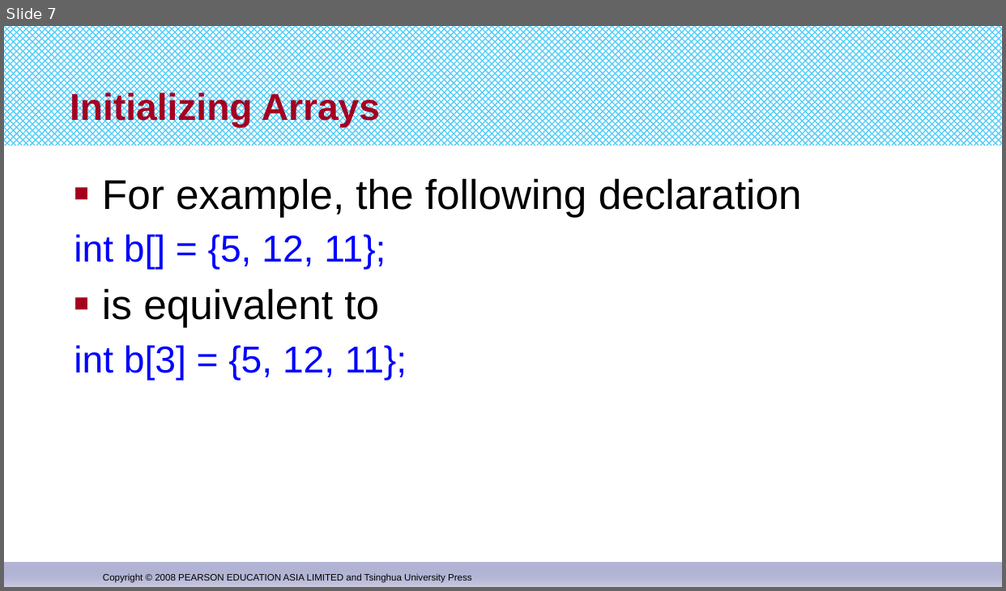
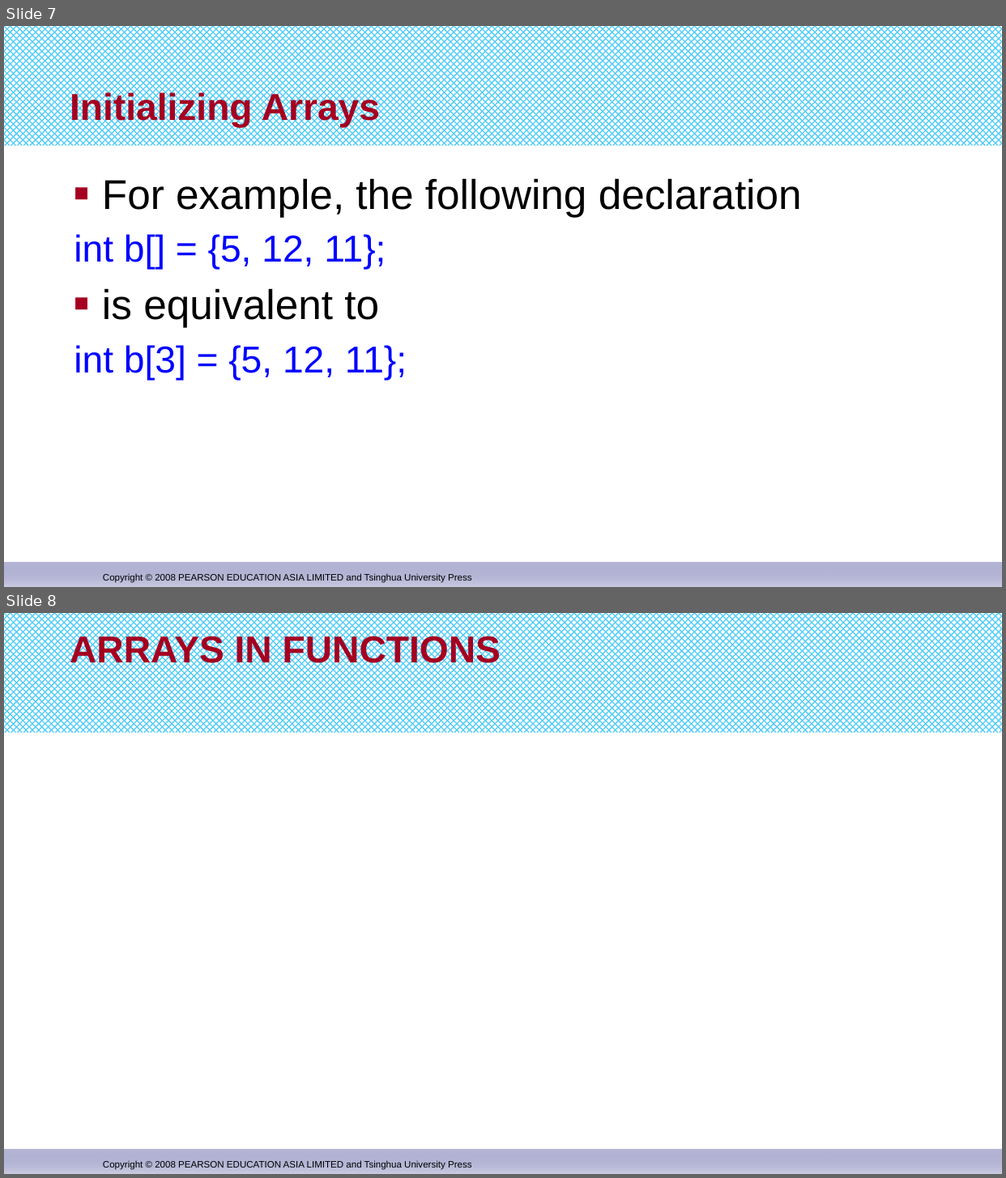
Before and after one commit to djuanbei/CPLUSPLUS, a slide deck: ppt/chapter 7.pptx. Shown one above the other, each under a label of ours: slide 7 before the commit, slides 7 and 8 after it. The pictures are 1006x591 and 1006x1178 pixels, drawn with LibreOffice and Linux fonts; fonts in the diff are those of the drawing. Boxes give left, top, right and bottom in pixels: in the first picture for what was removed or moved away, otherwise in the second. Text is boxed around its words. In the diff, an @@ line names an element or a change of style, - is before the commit and + after.

```diff
--- a/ppt/chapter 7.pptx
+++ b/ppt/chapter 7.pptx
@@ slide 8 added at <box>4,613,1002,1174</box>, background #FFFFFF; not listed: 3 template elements that a slide beside it also shows @@
@@ title added at <box>70,633,501,671</box>, 36 pt, text #A50021, bold @@
+ARRAYS IN FUNCTIONS
```
Also in this commit, not shown: 16 other slides added, 2 other files.
